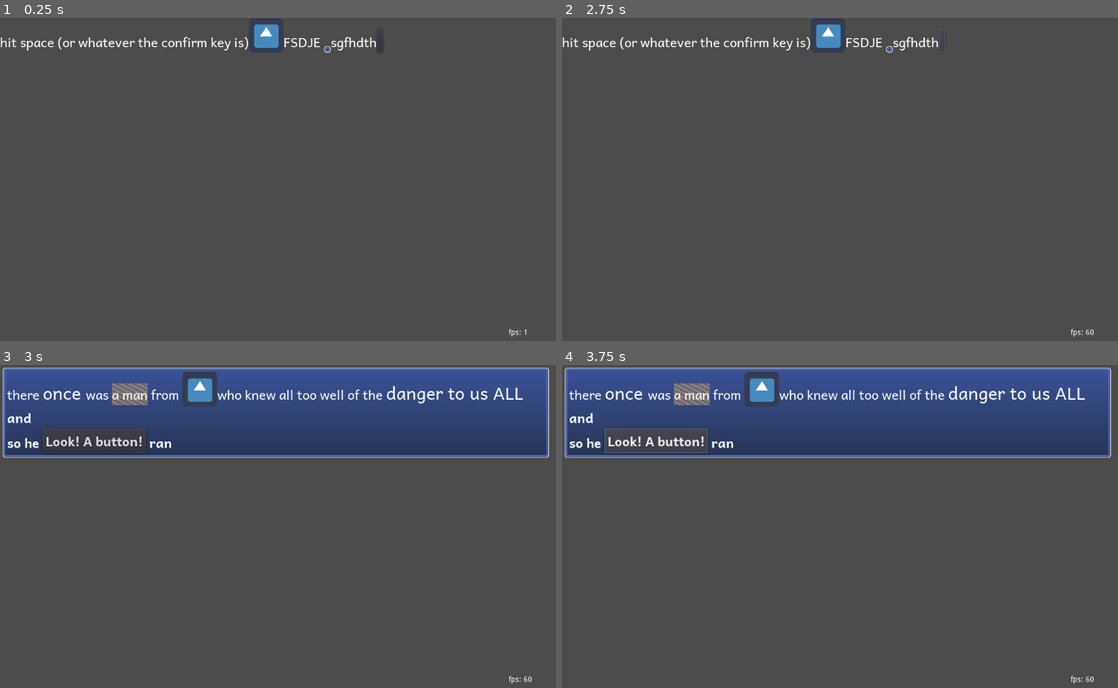
Above: before the commit, frames 1-4 (two rows, left to right).
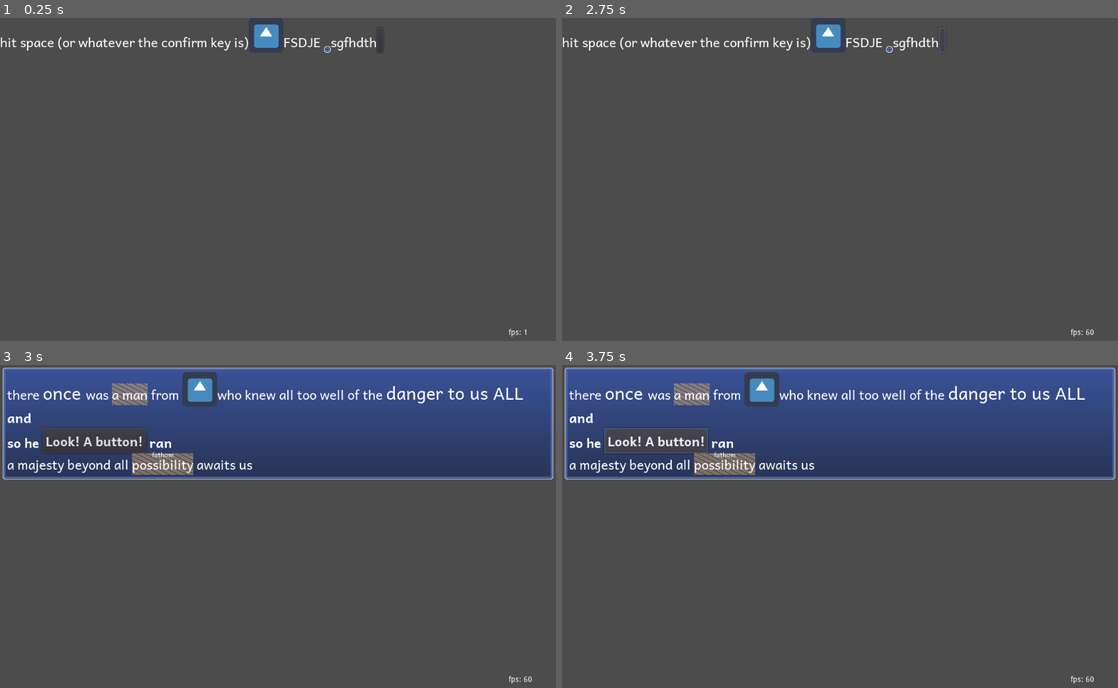
Above: after the commit, the same moments.

Repository: wareya/uitest
Game: Godot game, scene res://Document.tscn
Two runs of this game, one before a commit and one after it. Both use one fixed random seed, a clock stepped at 60 frames per second and the inputs below. The engine's default icon, where the game draws it, is replaced by a stand-in: a white triangle on a blue panel in a dark square.
Inputs (mouse positions are in pixels of both pictures, inside the frame that each line leads up to):
- Up to frame 1 (0.25 s): no input
- Up to frame 2 (2.75 s): click (940, 40) at 0.5 s; click (940, 40) at 1.25 s; click (940, 40) at 2 s
- Up to frame 3 (3 s): tap Space at 2.75 s; tap Enter (ui_accept) at 2.85 s
- Up to frame 4 (3.75 s): tap Enter (ui_accept) at 3.02, 3.32 s; click "Look! A button!" at 3.5 s

Frames 1-2 are identical in both runs. In frame 3, 7.8% of the frame differs, in the area x 0-100%, y 0-36%; in frame 4, 7.8%.

Commit message:
guess who's got furigana

Diff:
--- a/Document.gd
+++ b/Document.gd
@@ -15,8 +15,8 @@
     "margin_top": 0,
     "margin_bottom": 0,
 
-    "offset_x" : 0,
-    "offset_y" : 0,
+    "offset_x": 0,
+    "offset_y": 0,
 
     "vertical_align": "bottom",
     "font_family": preload("res://font/Andika-Regular.ttf"),
@@ -28,7 +28,13 @@
     "background_9patch_right": 0,
     "font_size": 24,
 
-    "layout" : "flow_h_lr", # or vertical, or horizontal
+    "layout": "flow_h_lr",
+
+    "justify": "left",
+
+    "width": null,
+    "max_width": null,
+    "min_width": null,
 }
 
 var font_cache = {}
@@ -56,6 +62,8 @@
 
 var markup = """
 there <span> once </span> was <fun>a man</fun> from <img src="res://icon.png"/> who knew all     too well of the <big>danger to us ALL</big> <b> and<br>so he <node type="Button" text="Look! A button!"></node> ran </b>
+<br>
+a majesty beyond all <ruby>possibility<rt>fathom</ruby> awaits us
 """
 
 var stylesheet = """
@@ -78,6 +86,7 @@
     background: "res://9PatchGradient.tres";
     margin_left: 5;
     margin_right: 5;
+    margin_top: 5;
     padding_top: 8;
     padding_left: 8;
     padding_bottom: 8;
@@ -90,6 +99,18 @@
 }
 fun {
     background: "res://9PatchGradient2.tres";
+}
+ruby {
+    justify: center;
+    display: inline-block;
+    background: "res://9PatchGradient2.tres";
+}
+rt {
+    justify: center;
+    display: float;
+    offset_y: -8;
+    font_size: 12;
+    width: 100%;
 }
 """
 
@@ -170,11 +191,19 @@
 func from_xml(xml : String):
     return DocumentHelpers.from_xmlnode(DocumentHelpers.parse_document(xml), get_script())
 
+signal rejustify
+
+var to_rejustify = []
+func do_rejustify(real_width):
+    pass
+
 var max_descent = 0
 var max_ascent = 0
-func _reflow_row(row : Array, top : float, bottom : float):
+func _reflow_row(row : Array, top : float, bottom : float, x_limit : float):
     max_descent = 0
     max_ascent = 0
+    var min_x = 0
+    var max_x = 0
     for pair in row:
         var child : Control = pair[0]
         if child is Label:
@@ -184,7 +213,26 @@
         elif "calculated_props" in child:
             max_ascent  = max(max_ascent , child.max_ascent)
             max_descent = max(max_descent, child.max_descent)
-
+        var cursor = pair[1]
+        var size = pair[2]
+        var offset = pair[3]
+        if pair == row[0]:
+            min_x = cursor
+            max_x = cursor+size.x
+        else:
+            max_x = max(max_x, cursor + size.x)
+
+    var base_offset = 0
+
+    var justify = calculated_props.justify
+    if justify == "left":
+        pass
+    elif justify == "right":
+        base_offset = x_limit - max_x
+    elif justify == "center":
+        base_offset = (x_limit - max_x)*0.5
+
+    var i = 0
     for pair in row:
         var child : Control = pair[0]
         var x : float = pair[1]
@@ -218,17 +266,43 @@
                 offset.y += child.max_descent
 
         var origin = get_global_rect().position
-        child.set_global_position(Vector2(x, y) + offset + origin)
+        child.set_global_position(Vector2(x + base_offset, y) + offset + origin)
+        i += 1
         #child.rect_position = Vector2(x, y) + offset
     pass
 
+func calc_prop_x(child, property : String, x_limit : float):
+    var text = child.calculated_props[property]
+    if !text:
+        return null
+    if text.is_valid_float():
+        return text.to_float()
+    elif text.ends_with("%"):
+        return text.substr(0, text.length()-1).to_float()/100.0 * x_limit
+    return null
+
+func calc_prop_width(child, default, x_limit : float):
+    var width = calc_prop_x(child, "width", x_limit)
+    if width == null:
+        width = default
+    var adjust = calc_prop_x(child, "max_width", x_limit)
+    if adjust != null:
+        width = max(width, adjust)
+    adjust = calc_prop_x(child, "min_width", x_limit)
+    if adjust != null:
+        width = min(width, adjust)
+    return width
+
+var layout_parent = null # FIXME prevent stale
 var show_self = true
 func reflow():
     #print("reflow of ", doc_name)
     font_cache = {}
     if doc_name == "root":
         calculate_style(null, style_data, font_cache)
+        layout_parent = null
     #print("sort...")
+
     if calculated_props.layout == "flow_h_lr":
         var parent_size = get_parent_area_size()
         var size = Vector2()
@@ -236,10 +310,11 @@
         size.y = parent_size.y * (anchor_bottom - anchor_top)
         size.x -= calculated_props.margin_left + calculated_props.margin_right
         size.y -= calculated_props.margin_top + calculated_props.margin_bottom
-        var x_limit = size.x - calculated_props.padding_right - calculated_props.padding_left
+        var x_limit = size.x - calculated_props.padding_right
         var x_cursor = calculated_props.padding_left
         var y_cursor = calculated_props.padding_top
         var y_cursor_next = 0
+        var rows = []
         var row = []
         var process_nodes = []
         var check_queue = get_children()
@@ -277,11 +352,15 @@
             var child_size = child.get_combined_minimum_size()
             var offset = Vector2()
             if "calculated_props" in child:
-                #print("  >>")
+                child.layout_parent = self
                 child.reflow() # prevents size flickering when resized
-                #print("  <<")
                 child_size.x = max(child_size.x, child.rect_size.x)
                 child_size.y = max(child_size.y, child.rect_size.y)
+                child_size.x = calc_prop_width(child, child_size.x, x_limit)
+
+                if child.calculated_props.width != null:
+                    print(child_size)
+                child.rect_size = child_size
 
                 child_size.x += child.calculated_props.margin_left
                 child_size.x += child.calculated_props.margin_right
@@ -296,9 +375,14 @@
 
             #print(child, " ", child_size, " ", x_cursor, " ", y_cursor, "->", y_cursor_next, " ", x_limit)
 
-
             if doc_name != "root" and calculated_props.display == "inline":
                 continue
+
+            if "calculated_props" in child and child.calculated_props.display == "float":
+                var origin = get_global_rect().position
+                child.set_global_position(offset + origin)
+                continue
+
             #print("--test")
             var new_row = false
             var force_next_row_new = false
@@ -309,7 +393,8 @@
                 force_next_row_new = true
             if new_row:
                 #print("--onto next row ", y_cursor, " ", y_cursor_next)
-                _reflow_row(row, y_cursor, y_cursor_next)
+                #_reflow_row(row, y_cursor, y_cursor_next, x_limit)
+                rows.push_back([row, y_cursor, y_cursor_next])
                 row = []
                 y_cursor = y_cursor_next
                 x_cursor = calculated_props.padding_left
@@ -327,14 +412,24 @@
                 x_cursor += child_size.x
         if row.size() > 0:
             #print("fallback ", y_cursor, " ", y_cursor_next)
-            _reflow_row(row, y_cursor, y_cursor_next)
+            #_reflow_row(row, y_cursor, y_cursor_next, x_limit)
+            rows.push_back([row, y_cursor, y_cursor_next])
             row = []
 
         rect_size.x = max_x + calculated_props.padding_right
+        if layout_parent:
+            rect_size.x = layout_parent.calc_prop_width(self, rect_size.x, x_limit)
         #print(rect_size.x)
         rect_size.y = y_cursor_next + calculated_props.padding_bottom
         if doc_name == "root":
-            rect_position = Vector2(calculated_props.margin_left, calculated_props.margin_right)
+            rect_position = Vector2(calculated_props.margin_left, calculated_props.margin_top)
+
+        for data in rows:
+            var r_row = data[0]
+            var r_y_cursor = data[1]
+            var r_y_cursor_next = data[2]
+            _reflow_row(r_row, r_y_cursor, r_y_cursor_next, rect_size.x - calculated_props.padding_right)
+
 
 func _draw():
     # TODO: track the styles of inlined nodes and apply them here, using canvas_item_set_custom_rect
--- a/DocumentHelpers.gd
+++ b/DocumentHelpers.gd
@@ -252,7 +252,12 @@
                     previous_text = ""
             XMLParser.NODE_ELEMENT_END:
                 var name = xml.get_node_name()
-                if name == "" or name == current.name:
+                if (name == "ruby" and current.name == "rt"
+                    and stack.size() >= 2
+                    and stack.back().name == "ruby"): # special case
+                    current = stack.pop_back()
+                    current = stack.pop_back()
+                elif name == "" or name == current.name:
                     current = stack.pop_back()
                 else:
                     print_debug("parse error; non-matching closing tag (" + name + " vs " + current.name + ")")
@@ -391,7 +396,7 @@
     while i < text.length():
         var rule = parse_style_rule(text, i)
         if rule != null:
-            print("got rule ", rule[0].prop, rule[0].values, rule[1])
+            #print("got rule ", rule[0].prop, rule[0].values, rule[1])
             rules.push_back(rule[0])
             i = rule[1]
         else:
